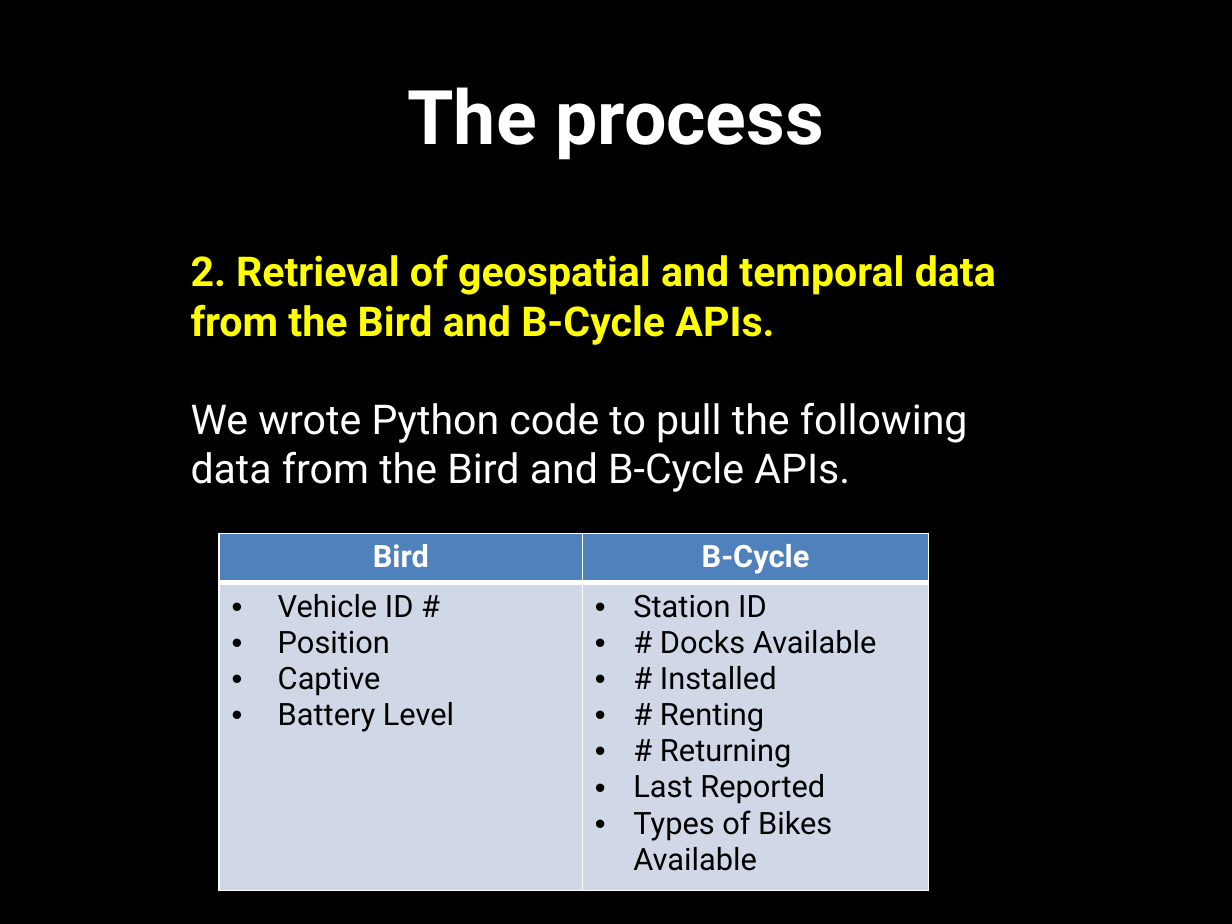
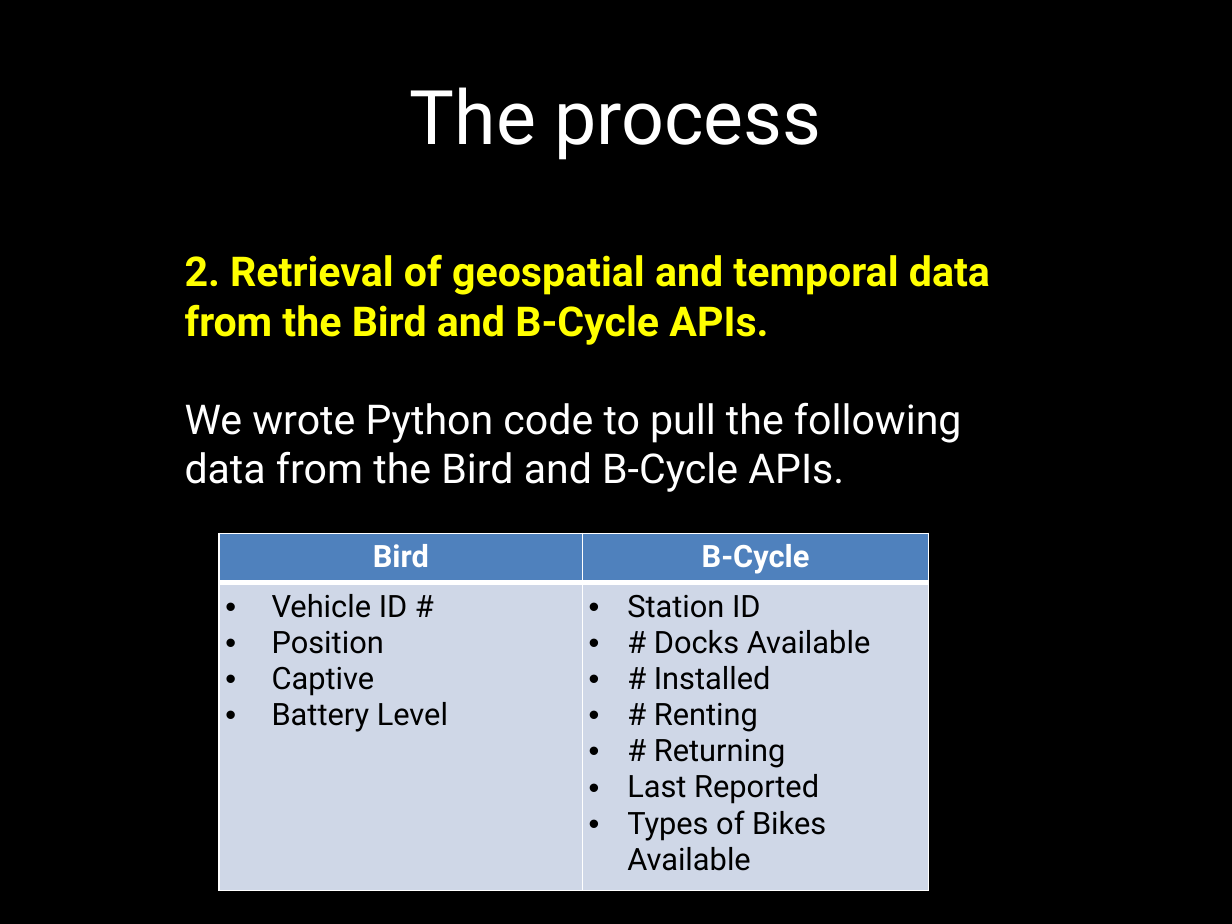
Before and after one commit to Colorado-Data-Analytics-Challenge/GeneralAssembly, a slide deck: slide 8 of GeneralAssembly_Last Mile Denver Smart Data Analytics.pptx. Drawn at 1232x924 pixels with LibreOffice and Linux fonts; fonts in the diff are those of the drawing. Boxes give left, top, right and bottom in pixels: in the first picture for what was removed or moved away, otherwise in the second. Text is boxed around its words. In the diff, an @@ line names an element or a change of style, - is before the commit and + after.

```diff
--- a/GeneralAssembly_Last Mile Denver Smart Data Analytics.pptx
+++ b/GeneralAssembly_Last Mile Denver Smart Data Analytics.pptx
@@ title "The process" at <box>410,87,822,160</box>: bold off @@
@@ text "2. Retrieval of geospatial and ...": place and size @@
-text "2. Retrieval of geospatial and ..." at <box>191,254,996,492</box>
+text "2. Retrieval of geospatial and ..." at <box>185,254,990,492</box>
@@ table at <box>219,533,929,875</box> @@
@@ fill #D0D8E8 to #CFD7E7 in row 2 @@
```
Also in this commit, not shown: 9 other slides changed, 1 slide removed.
